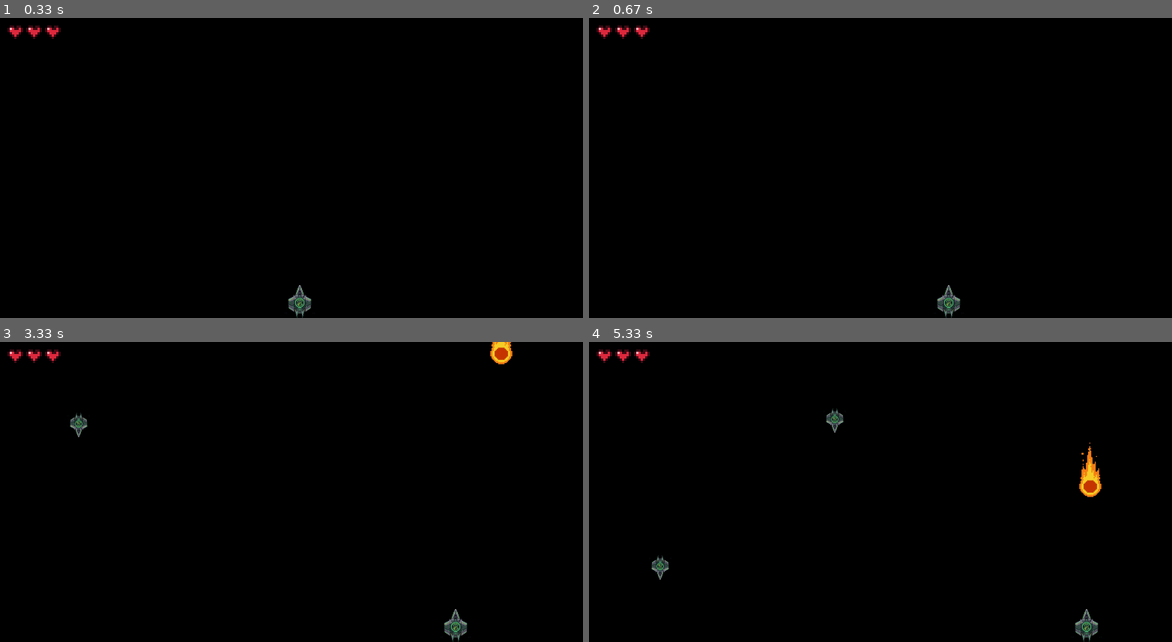
Above: before the commit, frames 1-4 (two rows, left to right).
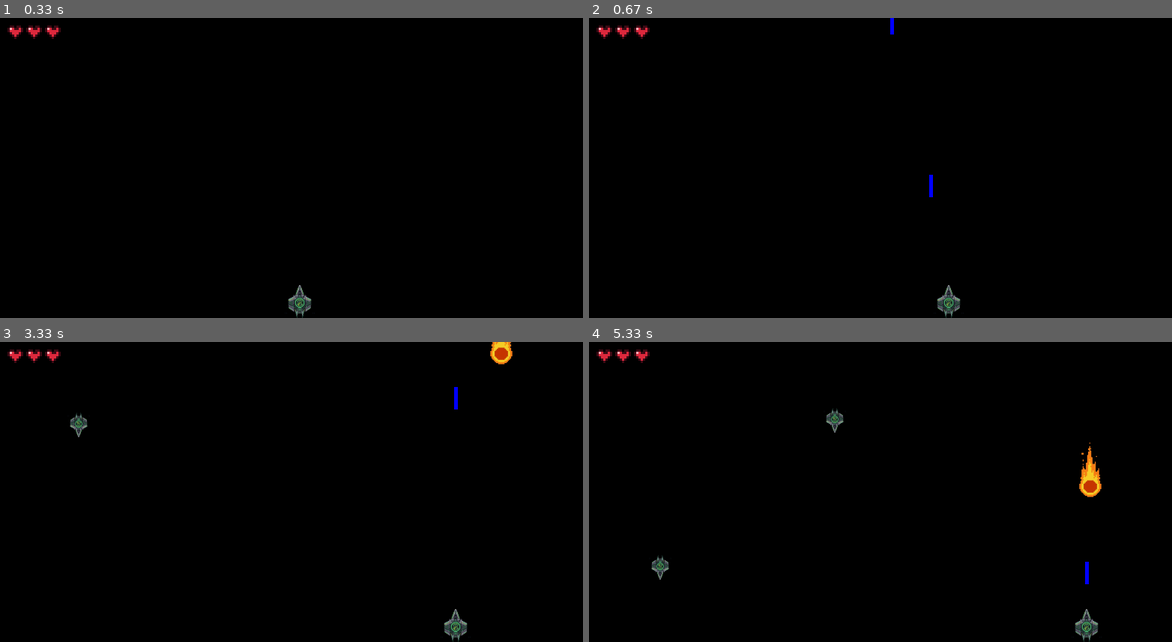
Above: after the commit, the same moments.

Repository: Nikolas-05/Pygame-Demo
Game: pygame game, started from Main.py
Same seed, same stepped clock (60 frames per second), same inputs: the game is played once before the commit and once after it.
Inputs:
- Up to frame 1 (0.33 s): no input
- Up to frame 2 (0.67 s): hold Space from 0.33 s (still down); hold Right from 0.33 s (still down)
- Up to frame 3 (3.33 s): release Space at 0.8 s; release Right at 0.8 s; hold Right 0.83-1.3 s; hold Up 1.33-1.63 s; hold Right 1.67-2.13 s; hold Left 2.17-2.7 s; hold Down 2.73-3.03 s; tap Space at 3.07 s
- Up to frame 4 (5.33 s): hold Left 3.4-3.8 s; hold Up 3.83-4.2 s; hold Right 4.23-4.87 s; hold Down 4.9-5.27 s; tap Space at 5.3 s

Frame 1 is identical in both runs. In frame 2, less than 0.1% of the frame differs, in the area x 51-59%, y 0-60%; in frame 3, less than 0.1%; in frame 4, less than 0.1%.

Commit message:
laser shoot

Diff:
--- a/Enemy_class.py
+++ b/Enemy_class.py
@@ -71,33 +71,11 @@
         self.x = r.randint(ENEMY_WIDTH, screen_width - ENEMY_WIDTH)
         self.y = -height
         self.rect = self.image.get_rect(midbottom=(self.x, 0))
+        self.speed = r.uniform(1, 2)
 
-        # every enemy gets its own random path: a fall speed, a sideways drift
-        # and a side to side weave
-        self.speed = r.uniform(1, 2)
-        # self.drift = r.uniform(-1, 1)
-        # self.weave_size = r.uniform(20, 80)
-        # self.weave_speed = r.uniform(0.02, 0.06)
-        # self.weave_timer = r.uniform(0, m.tau)
-        # self.turn_timer = r.randint(60, 180)
 
     def move(self):
         self.y += self.speed
-        # self.x += self.drift
-        # self.weave_timer += self.weave_speed
-
-        # every so often it picks a new drift, so no two paths look the same
-        # self.turn_timer -= 1
-        # if self.turn_timer <= 0:
-        #     self.drift = r.uniform(-1.5, 1.5)
-        #     self.turn_timer = r.randint(60, 180)
-
-        # bounce off the sides of the screen
-        # if self.x < ENEMY_WIDTH or self.x > self.screen_width - ENEMY_WIDTH:
-        #     self.drift = -self.drift
-        #     self.x = max(ENEMY_WIDTH, min(self.x, self.screen_width - ENEMY_WIDTH))
-
-        # self.rect.centerx = round(self.x + m.sin(self.weave_timer) * self.weave_size)
         self.rect.bottom = round(self.y + self.rect.height)
 
     def update(self, screen_height=400):
--- /dev/null
+++ b/Lasers.py
@@ -0,0 +1,49 @@
+# -*- coding: utf-8 -*-
+"""
+Created on Thu Oct 22 15:50:43 2026
+
+@author: ramir
+"""
+
+import pygame as pg
+import math as m
+import random as rand
+import os
+import sys
+import Player
+import Enemy_class as Enemy
+
+class Laser:
+    def __init__(self, x, y, owner, color = "blue", speed = 20, scale = 1):
+
+        self.x_pos = x
+        self.y_pos = y
+        self.destroyed = False
+        self.color = color
+        self.speed = speed
+        self.owner = owner
+        self.scale = scale
+        self.proj = pg.Rect(0, 0, 5*self.scale, 30*self.scale)
+        self.proj.midbottom= (self.x_pos,self.y_pos)
+
+    def update(self):
+        self.proj.midbottom = (self.x_pos, self.y_pos)
+
+    def show(self, layer):
+        pg.draw.rect(layer, self.color, self.proj)
+
+    def move(self, dt, speed_scale):
+
+        if isinstance(self.owner, Player.Spaceship):
+            self.y_pos -= self.speed*dt*speed_scale
+        else:
+            self.y_pos += self.speed*dt*speed_scale
+
+    def destroy(self, enemy = None):
+
+        if isinstance(self.owner, Player.Spaceship):
+            if self.proj.bottom < 0:
+                self.destroyed = True
+        if enemy != None and isinstance(enemy, Enemy.Enemy):
+            if self.proj.colliderect(enemy.rect):
+                    self.destroyed = True
--- a/Main.py
+++ b/Main.py
@@ -15,6 +15,7 @@
 clock = pg.time.Clock()
 
 lives = Lives()
+
 player = pg.sprite.GroupSingle()
 player.add(Spaceship())
 player.sprite.rect.midbottom = (400, 400)   # the ship starts at the bottom middle
@@ -25,6 +26,9 @@
 
 METEOR_SPAWN = pg.USEREVENT + 2
 pg.time.set_timer(METEOR_SPAWN, 3000)      # a new meteor every 3 seconds
+
+dt = 0
+
 
 while True:
     for event in pg.event.get():
@@ -39,8 +43,9 @@
             enemies.add(Enemy(screen.get_width()))
         if event.type == METEOR_SPAWN:
             enemies.add(Meteor(screen.get_width()))
+    keys = pg.key.get_pressed()
+    screen.fill('black')
 
-    screen.fill('black')
     player.update(screen.get_size())
     player.draw(screen)
     enemies.update(screen.get_height())
@@ -50,8 +55,21 @@
         if lives.out_of_lives():
             pg.quit()
             sys.exit()
+    for laser in player.sprite.lasers:
+        laser.move(dt, speed_scale=50)
+
+        laser.destroy()
+        laser.update()
+        # a laser that hits an enemy kills it and is used up
+        for enemy in enemies:
+            if laser.proj.colliderect(enemy.rect):
+                enemy.kill()
+                laser.destroyed = True
+        laser.show(screen)
+    player.sprite.lasers = [laser for laser in player.sprite.lasers if not laser.destroyed]
+
 
     enemies.draw(screen)
     lives.draw(screen)
     pg.display.update()
-    clock.tick(60)
+    dt = clock.tick(60) / 1000                # seconds since the last frame, for the lasers
--- a/Player.py
+++ b/Player.py
@@ -6,6 +6,7 @@
 """
 
 import pygame as pg
+import Lasers
 
 try:
     from pygame._sdl2 import controller as sdl_controller
@@ -73,19 +74,21 @@
         return {'left': x < -DEADZONE or b(pg.CONTROLLER_BUTTON_DPAD_LEFT),
                 'right': x > DEADZONE or b(pg.CONTROLLER_BUTTON_DPAD_RIGHT),
                 'up': y < -DEADZONE or b(pg.CONTROLLER_BUTTON_DPAD_UP),
-                'down': y > DEADZONE or b(pg.CONTROLLER_BUTTON_DPAD_DOWN)}
+                'down': y > DEADZONE or b(pg.CONTROLLER_BUTTON_DPAD_DOWN),
+                'throw': b(pg.CONTROLLER_BUTTON_X)}
                 # 'jump': b(pg.CONTROLLER_BUTTON_A), 'throw': b(pg.CONTROLLER_BUTTON_X)}
     if pad:
         x = pad.get_axis(0) if pad.get_numaxes() > 0 else 0
         y = pad.get_axis(1) if pad.get_numaxes() > 1 else 0
         hx, hy = pad.get_hat(0) if pad.get_numhats() > 0 else (0, 0)     # D-pad: hat y is +1 for up
-        # button = lambda b: bool(pad.get_button(b)) if pad.get_numbuttons() > b else False
+        button = lambda b: bool(pad.get_button(b)) if pad.get_numbuttons() > b else False
         return {'left': x < -DEADZONE or hx < 0, 'right': x > DEADZONE or hx > 0,
-                'up': y < -DEADZONE or hy > 0, 'down': y > DEADZONE or hy < 0}
+                'up': y < -DEADZONE or hy > 0, 'down': y > DEADZONE or hy < 0,
+                'throw': button(THROW_BUTTON)}
                 # 'jump': button(JUMP_BUTTON), 'throw': button(THROW_BUTTON)}
     keys = pg.key.get_pressed()
     return {'left': keys[pg.K_LEFT], 'right': keys[pg.K_RIGHT], 'up': keys[pg.K_UP],
-            'down': keys[pg.K_DOWN]}  #, 'jump': keys[pg.K_SPACE], 'throw': keys[pg.K_f]}
+            'down': keys[pg.K_DOWN], 'throw': keys[pg.K_SPACE]}  #, 'jump': keys[pg.K_SPACE], 'throw': keys[pg.K_f]}
 
 
 PLAYER_WIDTH = 40              # the spaceship image is big, so it is scaled down to this width
@@ -94,12 +97,15 @@
 class Spaceship(pg.sprite.Sprite):
     def __init__(self):
         super().__init__()
-        self.controls = {'left': False, 'right': False, 'up': False, 'down': False}
+        self.controls = {'left': False, 'right': False, 'up': False, 'down': False, 'throw': False}
         self.speed = 4
         image = pg.image.load('Demo_images/spaceship.PNG').convert_alpha()
         height = round(image.get_height() * PLAYER_WIDTH / image.get_width())
         self.image = pg.transform.smoothscale(image, (PLAYER_WIDTH, height))
         self.rect = self.image.get_rect(midbottom=(200, 400))
+        self.lasers = []
+        self.last_laser_timer = 0
+        self.time_bt_shot = 0.2                # seconds between shots
 
     def spaceship_imput(self, obstacles):
         self.controls = keys = read_controls()
@@ -117,6 +123,9 @@
         if keys['down']:
             self.rect.y += self.speed
             self.moving = True
+        if keys['throw'] and (pg.time.get_ticks()-self.last_laser_timer)/1000 > self.time_bt_shot:
+            self.lasers.append(Lasers.Laser(self.rect.centerx, self.rect.top, owner=self))
+            self.last_laser_timer = pg.time.get_ticks()
 
         for obs in obstacles:
             if self.rect.colliderect(obs.rect):
